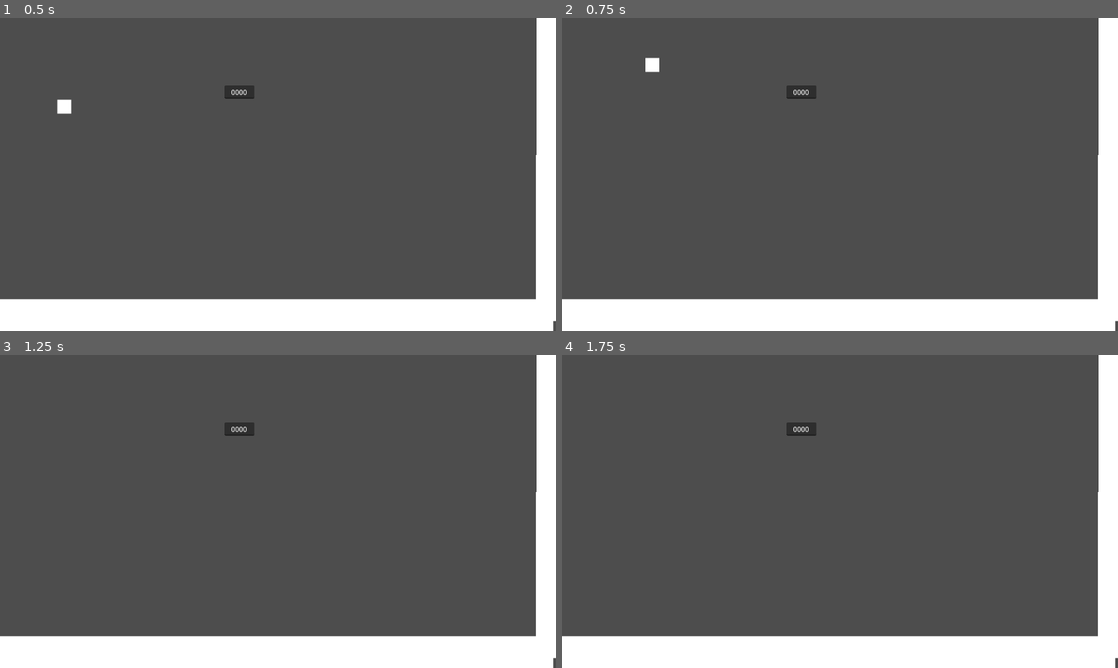
Above: before the commit, frames 1-4 (two rows, left to right).
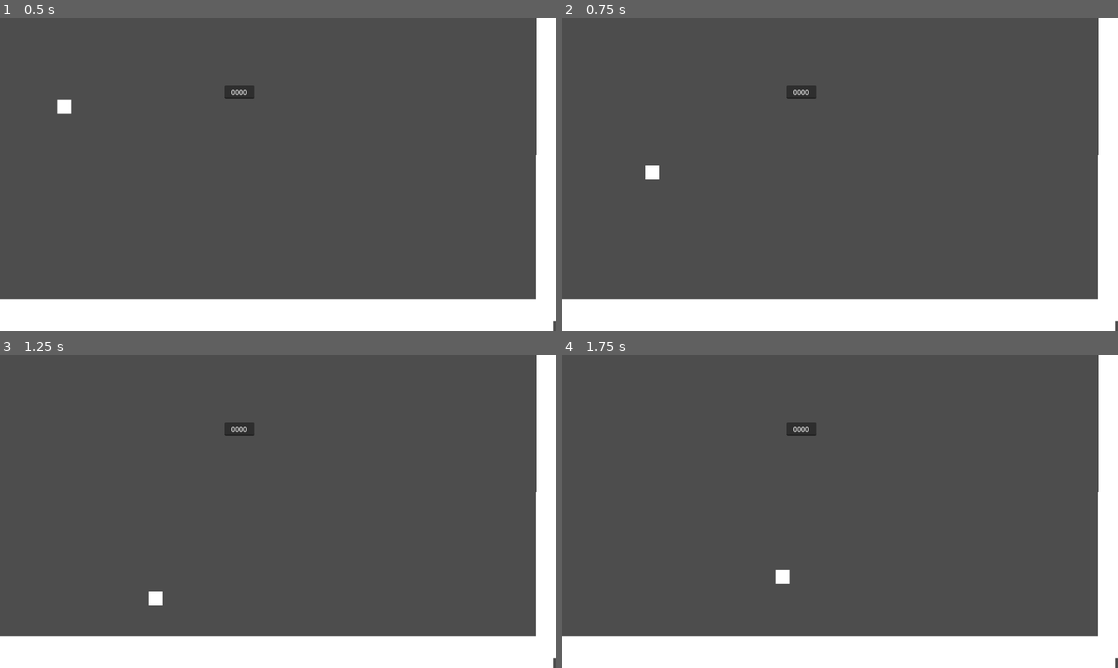
Above: after the commit, the same moments.

Repository: YhagoTomasini/LivreJam025
Game: Godot game, scene res://Scenes/main.tscn
Same seed, same stepped clock (60 frames per second), same inputs: the game is played once before the commit and once after it. The project has no main scene, so this scene is started directly.
Inputs:
- Up to frame 1 (0.5 s): no input
- Up to frame 2 (0.75 s): tap Enter (ui_accept) at 0.5, 0.6 s; hold Right (ui_right) from 0.53 s (still down)
- Up to frame 3 (1.25 s): keep holding Right (ui_right); tap Enter (ui_accept) at 0.77, 1.07 s
- Up to frame 4 (1.75 s): keep holding Right (ui_right); tap Enter (ui_accept) at 1.35, 1.52 s

Frame 1 is identical in both runs. In frame 2, 0.2% of the frame differs, in the area x 15-18%, y 12-52%; in frame 3, 0.1%; in frame 4, 0.1%.

Commit message:
Plataforma que cai

Diff:
--- /dev/null
+++ b/Scenes/fall_plataform.tscn
@@ -0,0 +1,66 @@
+[gd_scene load_steps=7 format=3 uid="uid://cgxqlq1ldgv6v"]
+
+[ext_resource type="Script" uid="uid://d3arucc2tku3i" path="res://Scripts/fall_plataform.gd" id="1_d7inl"]
+[ext_resource type="Texture2D" uid="uid://chmpb6fx3x1w7" path="res://Images/icon.svg" id="2_p3s8d"]
+
+[sub_resource type="RectangleShape2D" id="RectangleShape2D_pcynr"]
+size = Vector2(16, 8)
+
+[sub_resource type="Animation" id="Animation_p3s8d"]
+resource_name = "shake"
+length = 0.4
+tracks/0/type = "value"
+tracks/0/imported = false
+tracks/0/enabled = true
+tracks/0/path = NodePath("sprite:position")
+tracks/0/interp = 1
+tracks/0/loop_wrap = true
+tracks/0/keys = {
+"times": PackedFloat32Array(0, 0.1, 0.2, 0.3, 0.4),
+"transitions": PackedFloat32Array(1, 1, 1, 1, 1),
+"update": 0,
+"values": [Vector2(0, 0), Vector2(2, 0), Vector2(0, 0), Vector2(-2, 0), Vector2(0, 0)]
+}
+
+[sub_resource type="Animation" id="Animation_bf7tp"]
+length = 0.001
+tracks/0/type = "value"
+tracks/0/imported = false
+tracks/0/enabled = true
+tracks/0/path = NodePath("sprite:position")
+tracks/0/interp = 1
+tracks/0/loop_wrap = true
+tracks/0/keys = {
+"times": PackedFloat32Array(0),
+"transitions": PackedFloat32Array(1),
+"update": 0,
+"values": [Vector2(0, 0)]
+}
+
+[sub_resource type="AnimationLibrary" id="AnimationLibrary_328r4"]
+_data = {
+&"RESET": SubResource("Animation_bf7tp"),
+&"shake": SubResource("Animation_p3s8d")
+}
+
+[node name="fall_plataform" type="AnimatableBody2D"]
+scale = Vector2(0.3, 0.3)
+script = ExtResource("1_d7inl")
+
+[node name="sprite" type="Sprite2D" parent="."]
+modulate = Color(0, 0.785196, 0.786732, 1)
+texture = ExtResource("2_p3s8d")
+
+[node name="collision" type="CollisionShape2D" parent="."]
+shape = SubResource("RectangleShape2D_pcynr")
+one_way_collision = true
+
+[node name="respawn_timer" type="Timer" parent="."]
+
+[node name="anim" type="AnimationPlayer" parent="."]
+libraries = {
+&"": SubResource("AnimationLibrary_328r4")
+}
+
+[connection signal="timeout" from="respawn_timer" to="." method="_on_respawn_timer_timeout"]
+[connection signal="animation_finished" from="anim" to="." method="_on_anim_animation_finished"]
--- /dev/null
+++ b/Scripts/fall_plataform.gd
@@ -0,0 +1,42 @@
+extends AnimatableBody2D
+
+@onready var anim: AnimationPlayer = $anim
+@onready var respawn_timer: Timer = $respawn_timer
+@onready var posicao_do_spawn := global_position
+@onready var sprite: Sprite2D = $sprite
+
+@export var reset_timer := 3.0
+var velocity = Vector2.ZERO
+var gravity = ProjectSettings.get_setting("physics/2d/default_gravity")
+
+var is_trigger = false
+
+
+func _ready() -> void:
+	set_physics_process(false)
+
+
+func _physics_process(delta: float) -> void:
+	velocity.y += gravity * delta
+	position += velocity * delta
+
+
+func colidiu_com_algo(collision: KinematicCollision2D, collider: CharacterBody2D):
+	if !is_trigger:
+		is_trigger = true
+		anim.play("shake")
+		velocity = Vector2.ZERO
+
+
+func _on_anim_animation_finished(anim_name: StringName) -> void:
+	set_physics_process(true)
+	respawn_timer.start(reset_timer)
+
+
+func _on_respawn_timer_timeout() -> void:
+	set_physics_process(false)
+	global_position = posicao_do_spawn
+	if is_trigger:
+		var spawn_tween = create_tween().set_trans(Tween.TRANS_BOUNCE).set_ease(Tween.EASE_IN_OUT)
+		spawn_tween.tween_property($sprite,"scale", Vector2(1,1), 0.2).from(Vector2(0,0))
+	is_trigger = false
--- a/Scripts/golem.gd
+++ b/Scripts/golem.gd
@@ -12,7 +12,7 @@
 		#print(Globals.podeMover)
 
 		# Handle jump.
-		if Input.is_action_just_pressed("ui_accept") or Input.is_action_just_pressed("ui_up") and is_on_floor():
+		if Input.is_action_just_pressed("ui_accept") and is_on_floor() or Input.is_action_just_pressed("ui_up") and is_on_floor():
 			velocity.y = Globals.PULO
 
 		var direction := Input.get_axis("ui_left", "ui_right")
@@ -25,3 +25,8 @@
 		velocity.x = 0
 
 	move_and_slide()
+
+	for plataforms in get_slide_collision_count():
+		var collision_p = get_slide_collision(plataforms)
+		if collision_p.get_collider().has_method("colidiu_com_algo"):
+			collision_p.get_collider().colidiu_com_algo(collision_p, self)
Not shown, added: Scripts/fall_plataform.gd.uid
